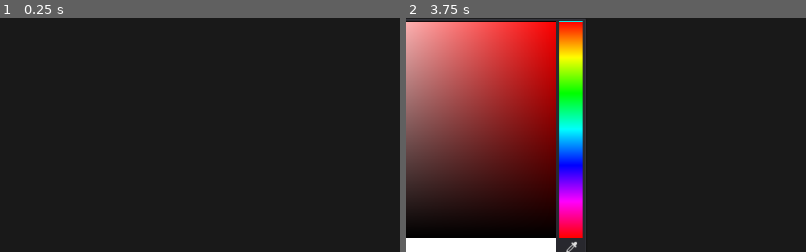
Above: before the commit, frames 1-2 (left to right).
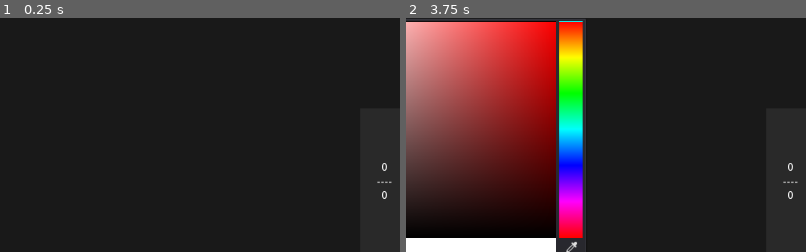
Above: after the commit, the same moments.

Repository: hpn33/manga-reader-by-godot-
Game: Godot game, scene res://scene/Main.tscn
Same seed, same stepped clock (60 frames per second), same inputs: the game is played once before the commit and once after it.
Inputs:
- Up to frame 1 (0.25 s): no input
- Up to frame 2 (3.75 s): click "choise image path" at 0.5 s; click "O" at 1.25 s; click "_" at 2 s; click "Full" at 2.75 s; click "Option" at 3.5 s
The pictures show only the part of the screen within x 49-99%, y 11-61%; the shares and areas given below are measured in that part.

The runs differ from the first frame. In frame 1, 0.1% of the frame differs, in the area x 94-98%, y 61-78%; in frame 2, 0.1%.
Error in both runs: Trying to assign value of type 'MenuButton' to a variable of type 'Label'. (res://scene/ui/TitleBar/TitleBar.gd:3)

Commit message:
i don't know what i do

Diff:
--- a/object/ImageHolder2D/ImageHolder2D.gd
+++ b/object/ImageHolder2D/ImageHolder2D.gd
@@ -10,7 +10,13 @@
 #	print(ResourceLoader.load(file_path))
 #	print(StreamTexture.new().load(file_path))
 
-	load_image(file_path)
+	_load_image(file_path)
+
+
+func _load_image(path):
+
+	thread = Thread.new()
+	thread.start( self, "_thread_load", path)
 
 
 func _thread_load(path):
@@ -67,10 +73,7 @@
 	emit_signal("done")
 
 
-func load_image(path):
 
-	thread = Thread.new()
-	thread.start( self, "_thread_load", path)
 
 
 func set_center_offset():
@@ -84,8 +87,8 @@
 	var rect = Rect2(pos, texture.get_size())
 
 	draw_rect(rect, Color.green, false)
-	draw_circle(pos, 5, Color.yellow)
-	draw_circle(pos + Vector2(0, rect.size.y), 5, Color.yellow)
+#	draw_circle(pos, 5, Color.yellow)
+#	draw_circle(pos + Vector2(0, rect.size.y), 5, Color.yellow)
 
 
 
--- a/object/ImageView/ImageView.gd
+++ b/object/ImageView/ImageView.gd
@@ -12,7 +12,7 @@
 
 
 var index := 0
-var image_list := []
+var image_list := PoolStringArray()
 var image_textures := []
 
 
@@ -23,7 +23,7 @@
 func start(_image_list):
 	image_list = _image_list
 
-	fsm.transition_to('load')
+	fsm.transition_to('add')
 
 
 func set_box(w, h):
--- a/object/ImageView/add.gd
+++ b/object/ImageView/add.gd
@@ -14,8 +14,8 @@
 
 	_add()
 
-	change_state('sort')
-#	change_state('idle')
+#	change_state('sort')
+	change_state('idle')
 
 
 func _remove_children():
@@ -31,29 +31,25 @@
 
 
 func _add():
-	var seperat = true
 
 	var index := 0
-	var size :float= owner.image_textures.size()
+	var size :float= owner.image_list.size()
 
-#	while true:
-#		pass
+	for i in size:
+#	for image_path in owner.image_list:
 
-#	for texture in owner.image_textures:
-	for i in size:
-		var tex = owner.image_textures[i]
+		var image_path :String= owner.image_list[i]
+
 		var new :Sprite= owner.image_holder.instance()
 
 		owner.add_child(new)
-		new.texture = tex
+		new.loading(image_path)
 
-		# todo: seperat
-		if i >= size -1:
-			seperat = false
+		var do_if_is_last :bool= i >= size -1
 
-		_sort(new, seperat)
+		_sort(new, not do_if_is_last)
 
-		print(i)
+#		print(i)
 		if i >= size -1:
 			break
 #		new.position = owner.size.x / 2.0
--- /dev/null
+++ b/object/LoadPageNum/LoadProgressBar.gd
@@ -0,0 +1,24 @@
+tool
+extends ColorRect
+class_name LoadProgressBar
+
+
+onready var total_label = $VBoxContainer/total
+onready var value_label = $VBoxContainer/value
+
+
+export var total := 0.0 setget set_total
+export var value := 0.0 setget set_value
+
+
+
+func set_total(value):
+	total = value
+	if total_label:
+		total_label.text = str(value)
+
+
+func set_value(_value):
+	value = _value
+	if value_label:
+		value_label.text = str(_value)
--- /dev/null
+++ b/object/LoadPageNum/LoadProgressBar.tscn
@@ -0,0 +1,44 @@
+[gd_scene load_steps=2 format=2]
+
+[ext_resource path="res://object/LoadPageNum/LoadProgressBar.gd" type="Script" id=1]
+
+[node name="LoadProgressBar" type="ColorRect"]
+margin_right = 63.0
+margin_bottom = 189.0
+color = Color( 0.615686, 0.615686, 0.615686, 0.121569 )
+script = ExtResource( 1 )
+__meta__ = {
+"_edit_use_anchors_": false
+}
+
+[node name="VBoxContainer" type="VBoxContainer" parent="."]
+anchor_right = 1.0
+anchor_bottom = 1.0
+alignment = 1
+__meta__ = {
+"_edit_use_anchors_": false
+}
+
+[node name="value" type="Label" parent="VBoxContainer"]
+margin_top = 69.0
+margin_right = 63.0
+margin_bottom = 83.0
+text = "0"
+align = 1
+valign = 1
+
+[node name="line" type="Label" parent="VBoxContainer"]
+margin_top = 87.0
+margin_right = 63.0
+margin_bottom = 101.0
+text = "----"
+align = 1
+valign = 1
+
+[node name="total" type="Label" parent="VBoxContainer"]
+margin_top = 105.0
+margin_right = 63.0
+margin_bottom = 119.0
+text = "0"
+align = 1
+valign = 1
--- a/project.godot
+++ b/project.godot
@@ -29,6 +29,11 @@
 "language": "GDScript",
 "path": "res://object/ImageView/ImageView.gd"
 }, {
+"base": "ColorRect",
+"class": "LoadProgressBar",
+"language": "GDScript",
+"path": "res://object/LoadPageNum/LoadProgressBar.gd"
+}, {
 "base": "Node",
 "class": "SharePoint",
 "language": "GDScript",
@@ -49,6 +54,7 @@
 "ColorList": "",
 "Config": "",
 "ImageView": "",
+"LoadProgressBar": "",
 "SharePoint": "",
 "State": "",
 "StateMachine": ""
--- a/scene/Main.tscn
+++ b/scene/Main.tscn
@@ -14,6 +14,8 @@
 [ext_resource path="res://scene/ui/TitleBar/RecentMenu.gd" type="Script" id=12]
 [ext_resource path="res://object/ColorPicker/ColorPicker.tscn" type="PackedScene" id=13]
 [ext_resource path="res://scene/ui/TitleBar/OpenFolder.gd" type="Script" id=14]
+[ext_resource path="res://object/LoadPageNum/LoadProgressBar.tscn" type="PackedScene" id=15]
+[ext_resource path="res://scene/ui/LoadProgressBar.gd" type="Script" id=16]
 
 [sub_resource type="Animation" id=1]
 resource_name = "init"
@@ -68,6 +70,89 @@
 "transitions": PoolRealArray( 0.5, 1 ),
 "update": 0,
 "values": [ Vector2( 0, 20 ), Vector2( 0, 3 ) ]
+}
+
+[sub_resource type="Animation" id=3]
+resource_name = "hide"
+length = 0.5
+tracks/0/type = "value"
+tracks/0/path = NodePath(".:rect_position")
+tracks/0/interp = 1
+tracks/0/loop_wrap = true
+tracks/0/imported = false
+tracks/0/enabled = true
+tracks/0/keys = {
+"times": PoolRealArray( 0, 0.5 ),
+"transitions": PoolRealArray( 1, 1 ),
+"update": 0,
+"values": [ Vector2( 958.611, 180.262 ), Vector2( 1025, 180.262 ) ]
+}
+
+[sub_resource type="Animation" id=4]
+resource_name = "init"
+tracks/0/type = "value"
+tracks/0/path = NodePath(".:color")
+tracks/0/interp = 1
+tracks/0/loop_wrap = true
+tracks/0/imported = false
+tracks/0/enabled = true
+tracks/0/keys = {
+"times": PoolRealArray( 0 ),
+"transitions": PoolRealArray( 1 ),
+"update": 0,
+"values": [ Color( 0.615686, 0.615686, 0.615686, 0.121569 ) ]
+}
+tracks/1/type = "value"
+tracks/1/path = NodePath(".:value")
+tracks/1/interp = 1
+tracks/1/loop_wrap = true
+tracks/1/imported = false
+tracks/1/enabled = true
+tracks/1/keys = {
+"times": PoolRealArray( 0 ),
+"transitions": PoolRealArray( 1 ),
+"update": 0,
+"values": [ 0.0 ]
+}
+tracks/2/type = "value"
+tracks/2/path = NodePath(".:total")
+tracks/2/interp = 1
+tracks/2/loop_wrap = true
+tracks/2/imported = false
+tracks/2/enabled = true
+tracks/2/keys = {
+"times": PoolRealArray( 0 ),
+"transitions": PoolRealArray( 1 ),
+"update": 0,
+"values": [ 0.0 ]
+}
+tracks/3/type = "value"
+tracks/3/path = NodePath(".:rect_position")
+tracks/3/interp = 1
+tracks/3/loop_wrap = true
+tracks/3/imported = false
+tracks/3/enabled = true
+tracks/3/keys = {
+"times": PoolRealArray( 0 ),
+"transitions": PoolRealArray( 1 ),
+"update": 0,
+"values": [ Vector2( 958.611, 180.262 ) ]
+}
+
+[sub_resource type="Animation" id=5]
+resource_name = "show"
+length = 0.5
+tracks/0/type = "value"
+tracks/0/path = NodePath(".:rect_position")
+tracks/0/interp = 1
+tracks/0/loop_wrap = true
+tracks/0/imported = false
+tracks/0/enabled = true
+tracks/0/keys = {
+"times": PoolRealArray( 0, 0.5 ),
+"transitions": PoolRealArray( 1, 1 ),
+"update": 0,
+"values": [ Vector2( 1025, 180.262 ), Vector2( 958.611, 180.262 ) ]
 }
 
 [node name="Main" type="Node"]
@@ -263,17 +348,18 @@
 margin_right = -23.1912
 margin_bottom = 492.658
 
-[node name="ProgressBar" type="ProgressBar" parent="UI"]
-anchor_right = 1.0
-anchor_bottom = 1.0
-margin_left = 346.0
-margin_top = 262.0
-margin_right = -352.0
-margin_bottom = -261.0
-value = 0.12
-__meta__ = {
-"_edit_use_anchors_": false
-}
+[node name="LoadProgressBar" parent="UI" instance=ExtResource( 15 )]
+margin_left = 958.611
+margin_top = 180.262
+margin_right = 1021.61
+margin_bottom = 369.26
+script = ExtResource( 16 )
+
+[node name="AnimationPlayer" type="AnimationPlayer" parent="UI/LoadProgressBar"]
+autoplay = "init"
+anims/hide = SubResource( 3 )
+anims/init = SubResource( 4 )
+anims/show = SubResource( 5 )
 
 [node name="background" type="Sprite" parent="."]
 modulate = Color( 0.101961, 0.101961, 0.101961, 1 )
--- /dev/null
+++ b/scene/ui/LoadProgressBar.gd
@@ -0,0 +1,14 @@
+extends LoadProgressBar
+
+
+onready var anim = $AnimationPlayer
+
+
+func show():
+	if anim.current_animation != 'show':
+		anim.play("show")
+
+
+func hide():
+	if anim.current_animation != 'hide':
+		anim.play("hide")
Not shown: 1 places in scene/Main.tscn that only renumber resources
